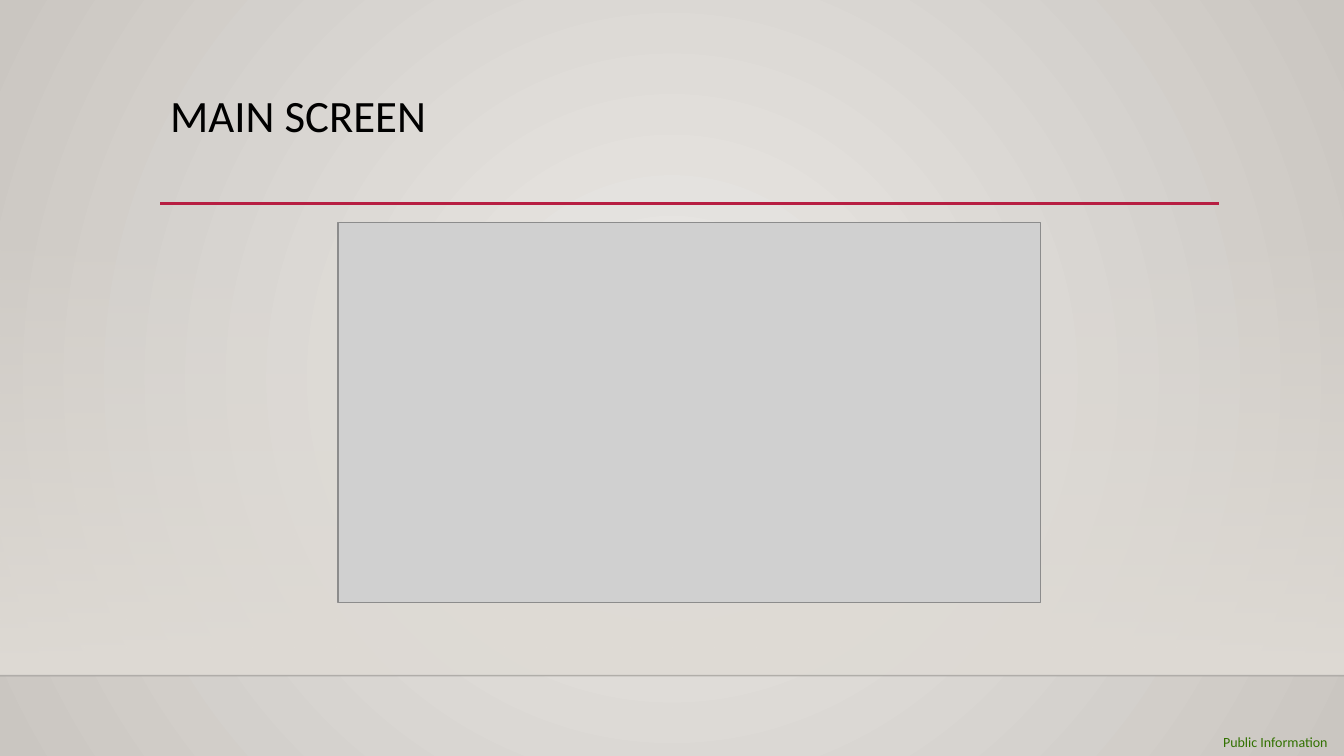
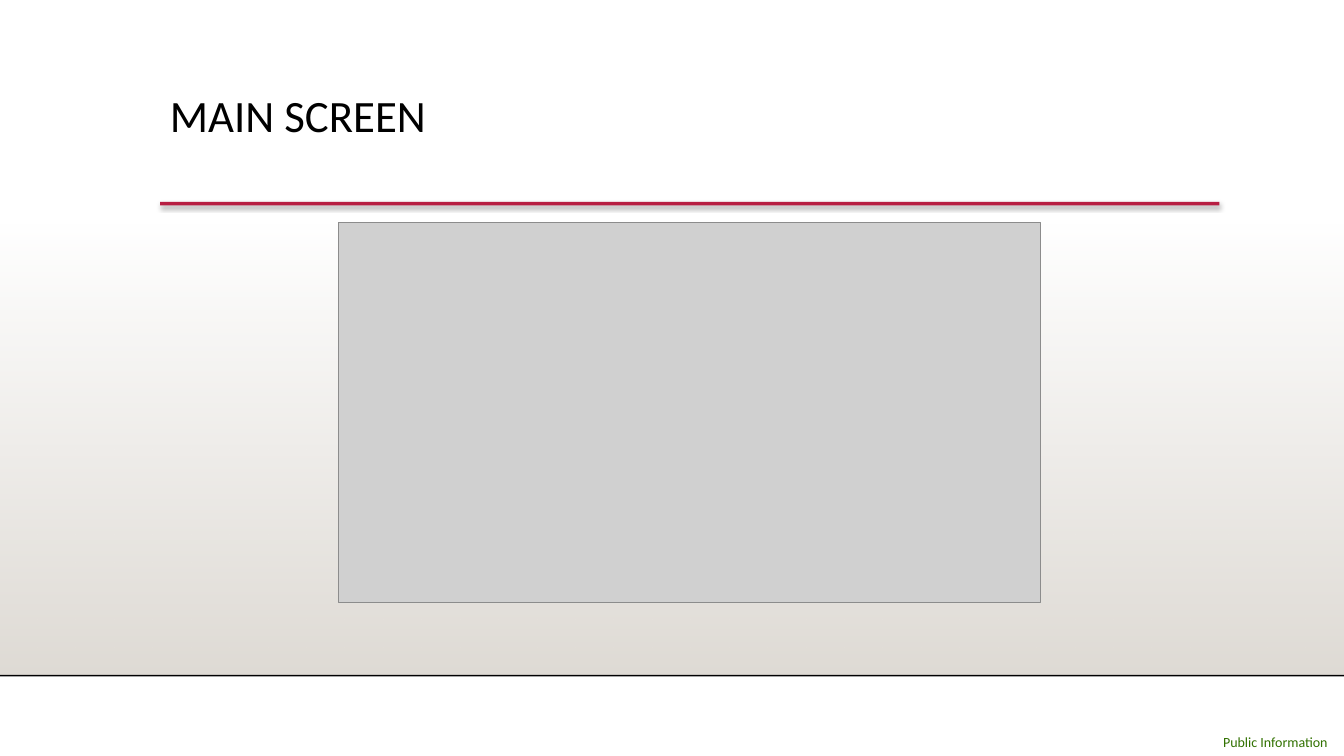
Before and after one commit to achuu126/CEMEFinalProject, a slide deck: slide 7 of CEME Team 2.pptx (slide 6 before the commit). Drawn at 1344x756 pixels with LibreOffice and Linux fonts; fonts in the diff are those of the drawing; grey boxes stand for pictures; background and template pictures are left out. Boxes give left, top, right and bottom in pixels: in the first picture for what was removed or moved away, otherwise in the second. Text is boxed around its words. In the diff, an @@ line names an element or a change of style, - is before the commit and + after.

```diff
--- a/CEME Team 2.pptx
+++ b/CEME Team 2.pptx
@@ background gradient #ECEAE7 to #CAC7C1 to #FFFFFF @@
@@ line (160, 204) - (1220, 204): stroke #B71E42 2.5 pt to #B71E42 2.49 pt @@
@@ line (0, 676) - (1344, 676): stroke #000001 1 pt to #000001 0.99 pt @@
```
Also in this commit, not shown: 9 other slides changed, 1 slide added.
